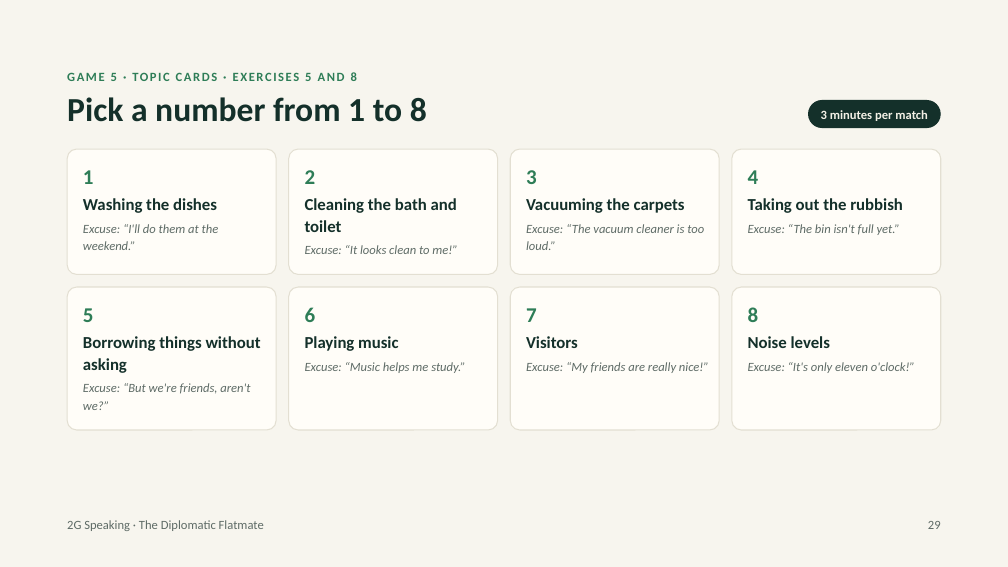
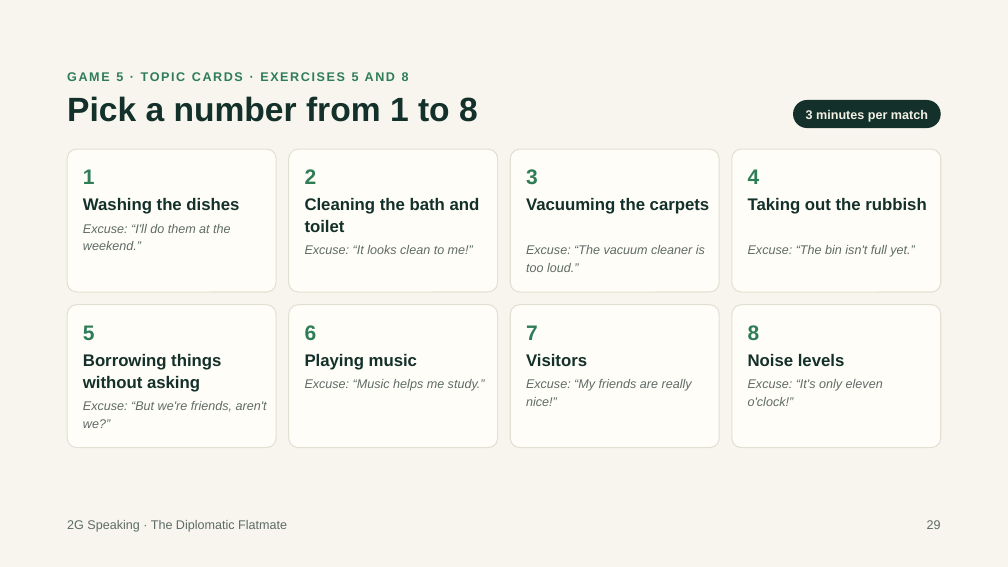
Before and after one commit to adizmurodov/About-ME, a slide deck: slide 29 of diplomatic-flatmate/The-Diplomatic-Flatmate.pptx. Drawn at 1008x567 pixels with LibreOffice and Linux fonts; fonts in the diff are those of the drawing. Boxes give left, top, right and bottom in pixels: in the first picture for what was removed or moved away, otherwise in the second. Text is boxed around its words. In the diff, an @@ line names an element or a change of style, - is before the commit and + after.

```diff
--- a/diplomatic-flatmate/The-Diplomatic-Flatmate.pptx
+++ b/diplomatic-flatmate/The-Diplomatic-Flatmate.pptx
@@ rounded rectangle: place and size @@
-rounded rectangle at (808, 100, 941, 128)
+rounded rectangle at (793, 100, 941, 128)
@@ text "3 minutes per match": place and size @@
-text "3 minutes per match" at (821, 110, 928, 121)
+text "3 minutes per match" at (806, 110, 928, 122)
@@ rounded rectangle: place and size @@
-rounded rectangle at (67, 149, 276, 274)
+rounded rectangle at (67, 149, 276, 292)
@@ rounded rectangle: place and size @@
-rounded rectangle at (289, 149, 498, 274)
+rounded rectangle at (289, 149, 498, 292)
@@ rounded rectangle: place and size @@
-rounded rectangle at (510, 149, 719, 274)
+rounded rectangle at (510, 149, 719, 292)
@@ proportions changed in 4 elements at (67, 149, 276, 292), (289, 149, 498, 292), (510, 149, 719, 292), (732, 149, 941, 292) @@
@@ rounded rectangle: place and size @@
-rounded rectangle at (732, 149, 941, 274)
+rounded rectangle at (732, 149, 941, 292)
@@ 11 texts, 4 rounded rectangles: place and size @@
-11 texts, 4 rounded rectangles at (67, 224, 941, 430)
+11 texts, 4 rounded rectangles at (67, 245, 941, 448)
@@ text "Excuse: “Music helps me study.”": place and size @@
-text "Excuse: “Music helps me study.”" at (305, 362, 465, 373)
+text "Excuse: “Music helps me study.”" at (305, 379, 485, 391)
@@ font Calibri to Arial in 26 elements at (83, 169, 95, 184), (83, 198, 239, 214), (83, 224, 230, 250), (305, 198, 480, 232), (305, 245, 473, 254), (67, 520, 287, 532), (927, 520, 941, 529), (67, 72, 409, 81), (67, 96, 478, 122), (83, 354, 221, 392), (83, 325, 95, 340), (83, 401, 267, 428), (305, 325, 317, 340), (305, 354, 417, 370), (526, 325, 538, 340), (526, 354, 587, 366), (526, 379, 692, 406), (748, 325, 760, 340), (748, 354, 845, 366), (806, 110, 928, 122), (526, 245, 705, 272), (748, 245, 914, 257), (526, 198, 710, 214), (748, 198, 926, 214), (305, 379, 485, 391), (748, 379, 883, 406) @@
@@ text "Excuse: “It's only eleven o'clock!”": place and size @@
-text "Excuse: “It's only eleven o'clock!”" at (748, 362, 915, 373)
+text "Excuse: “It's only eleven o'clock!”" at (748, 379, 883, 406)
@@ text "Excuse: “But we're friends, aren't ...": place and size @@
-text "Excuse: “But we're friends, aren't ..." at (83, 383, 250, 410)
+text "Excuse: “But we're friends, aren't ..." at (83, 401, 267, 428)
```
Also in this commit, not shown: 30 other slides changed, 1 other file.
